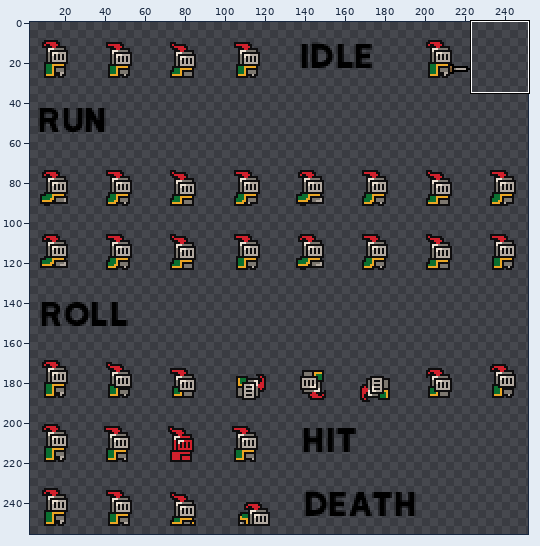
Two versions of one sprite sheet, assets/sprites/knight.png. Above, an overview of the earlier version with the close-up marked.
Close-up. Earlier state:
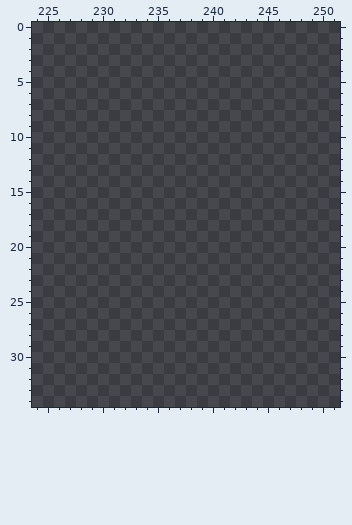
The file is 256x256 pixels. Pixels under 10% opacity are left out. Shown: x 224..251, y 0..34. The wide view leaves out empty margins.
New version:
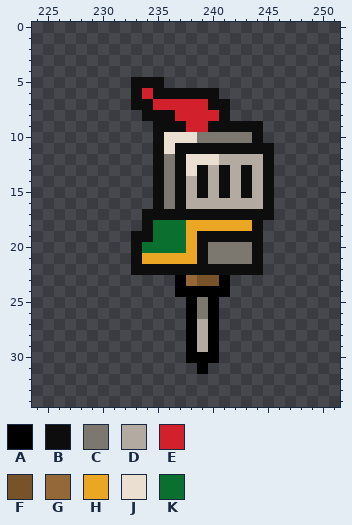
Palette (. is transparent): A #000000  B #0e0d0e  C #7c776f  D #b3aaa1  E #d2202c  F #78532a  G #956837  H #eba724  J #eadfd1  K #0a7030
What changed:
@@ x 231..247 @@
  4 .................
- 5 .................
- 6 .................
- 7 .................
- 8 .................
- 9 .................
-10 .................
-11 .................
-12 .................
-13 .................
-14 .................
-15 .................
-16 .................
-17 .................
-18 .................
-19 .................
-20 .................
-21 .................
-22 .................
-23 .................
-24 .................
-25 .................
-26 .................
-27 .................
-28 .................
-29 .................
-30 .................
-31 .................
+ 5 ..BBB............
+ 6 ..BEBBBBBB.......
+ 7 ..BBEEEEEBB......
+ 8 ...BBBEEEEB......
+ 9 ....BBBEEBBBBB...
+10 ....BJJJCCCCCB...
+11 ....BJBBBBBBBBB..
+12 ....BCBJJJDDDDB..
+13 ....BCBJBDBDBDB..
+14 ....BCBDBDBDBDB..
+15 ....BCBDBDBDBDB..
+16 ....BCBDDDDDDDB..
+17 ...BBBBBBBBBBBB..
+18 ...BKKKHHHHHHB...
+19 ..BBKKKHBBBBBB...
+20 ..BKKKKHBCCCCB...
+21 ..BHHHHHBCCCCB...
+22 ..BBBBBBBBBBBB...
+23 ......AGFFA......
+24 ......AAAAA......
+25 .......ACA.......
+26 .......ACA.......
+27 .......ADA.......
+28 .......ADA.......
+29 .......ADA.......
+30 .......AAA.......
+31 ........A........
 32 .................
